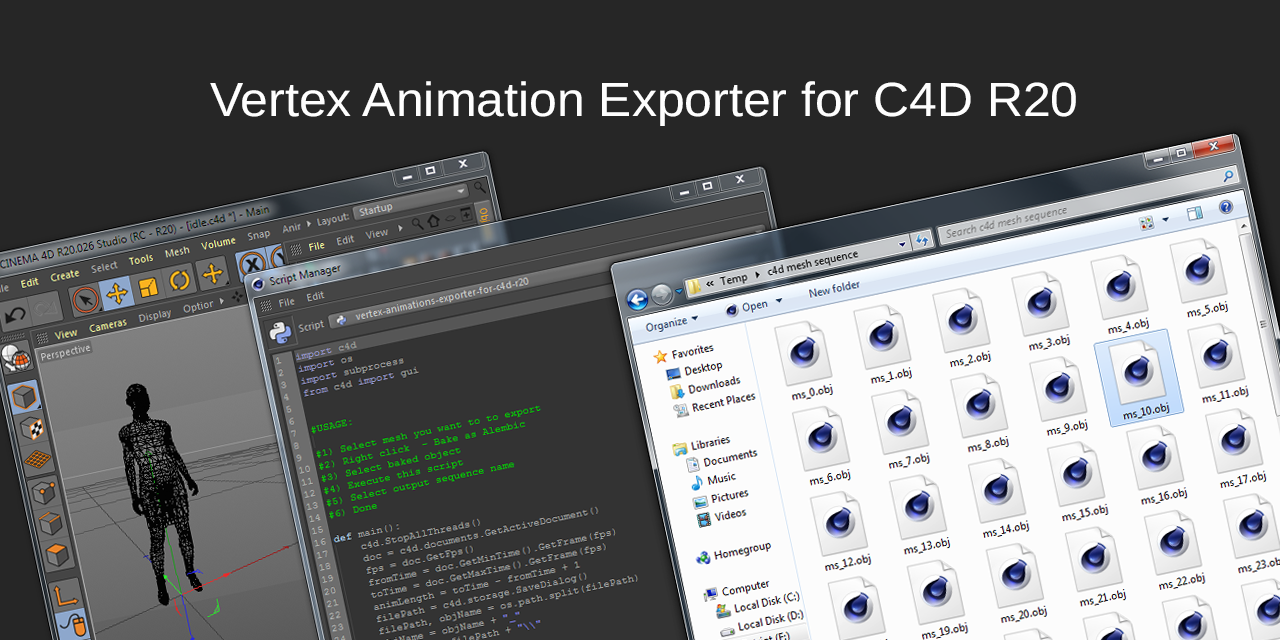
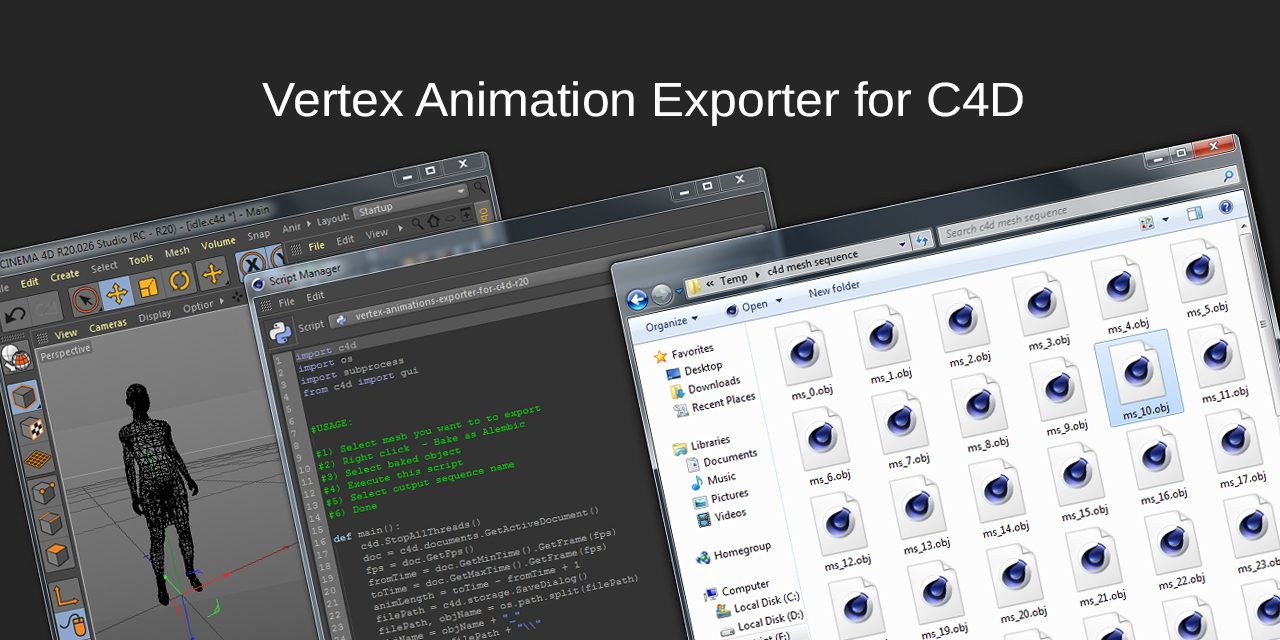
The second 1280px x 640px image is a revision of the first. Changes to its layers:
renamed "Vertex Animation Exporter for C4D R20" to "Vertex Animation Exporter for C4D", painted on it over bbox(210, 81, 1076, 126)
